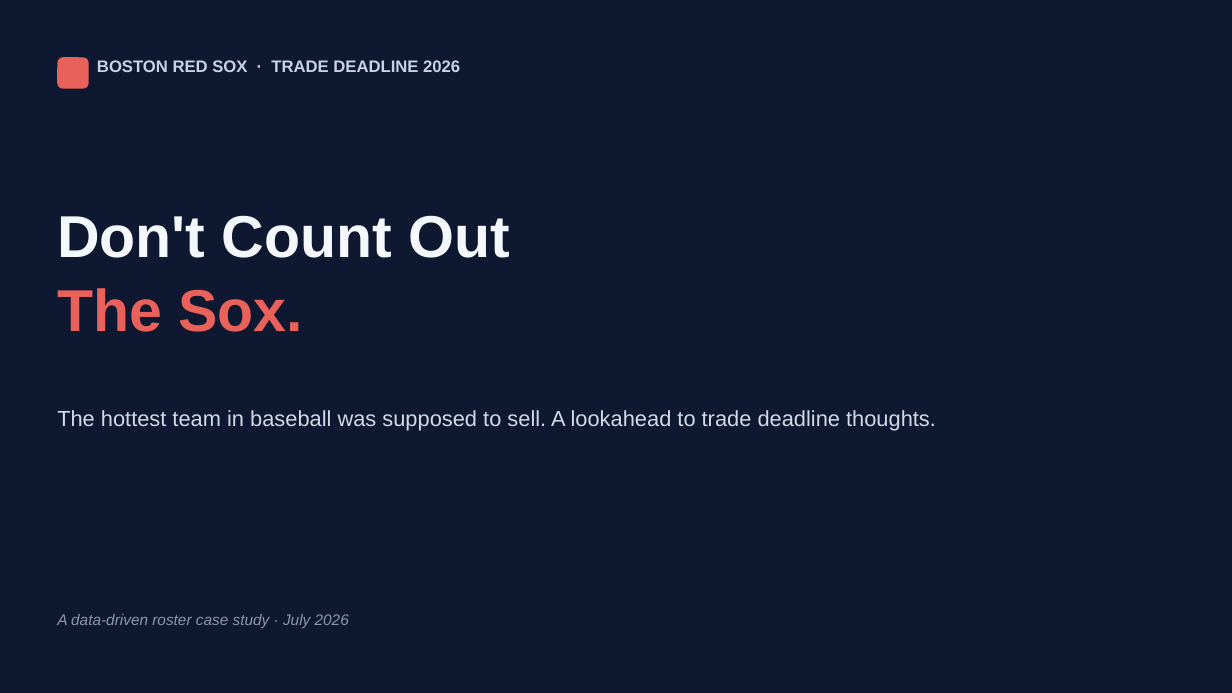
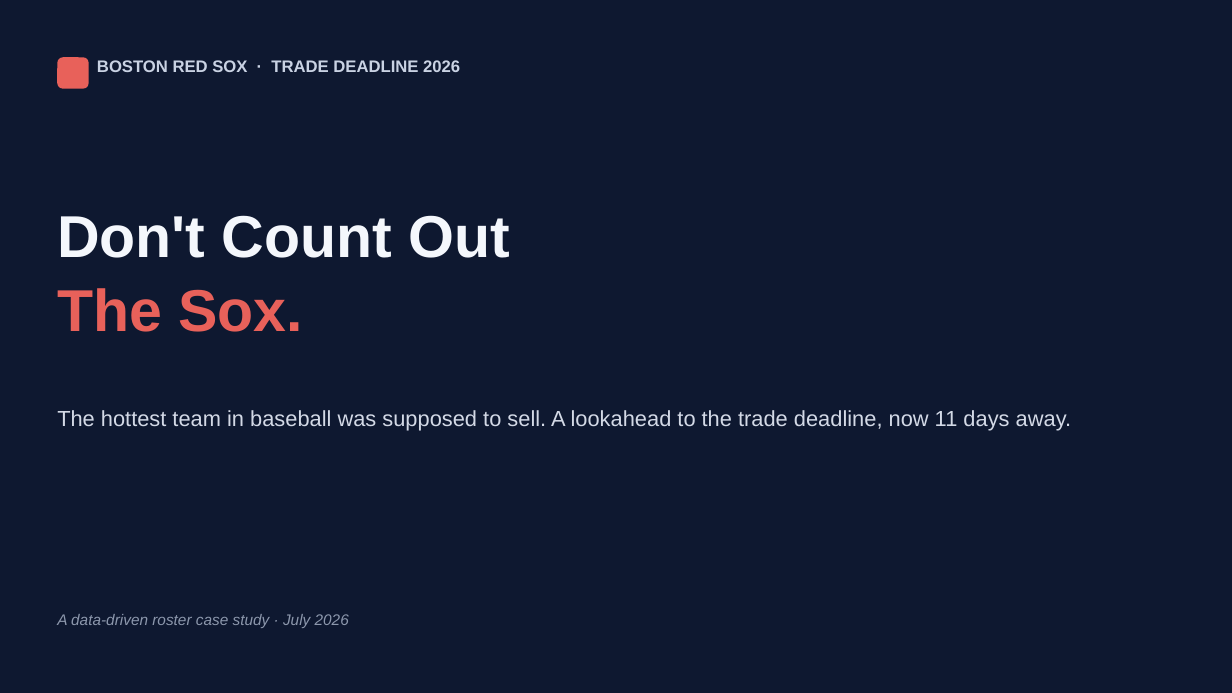
Before and after one commit to justinloo12/jarren-duran-outlier-analysis, a slide deck: slide 1 of outputs/Red_Sox_Outfield_Strategy.pptx. Drawn at 1232x693 pixels with LibreOffice and Linux fonts; fonts in the diff are those of the drawing. Boxes give left, top, right and bottom in pixels: in the first picture for what was removed or moved away, otherwise in the second. Text is boxed around its words. In the diff, an @@ line names an element or a change of style, - is before the commit and + after.

```diff
--- a/outputs/Red_Sox_Outfield_Strategy.pptx
+++ b/outputs/Red_Sox_Outfield_Strategy.pptx
@@ text at bbox=[57, 410, 1071, 431]: text changed @@
-The hottest team in baseball was supposed to sell. A lookahead to trade deadline thoughts.
+The hottest team in baseball was supposed to sell. A lookahead to the trade deadline, now 11 days away.
```
Also in this commit, not shown: 13 other slides changed, 6 other files.
